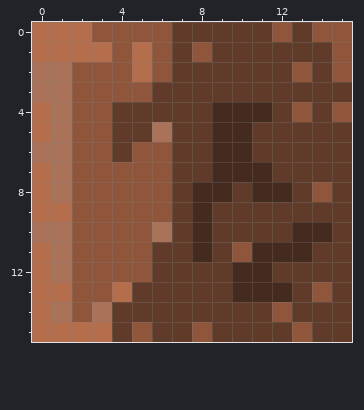
File history of a pixel-art sprite, Game/data/images/tiles/grass/3.png. That is the earlier state.
The file is 16x16 pixels.
After:
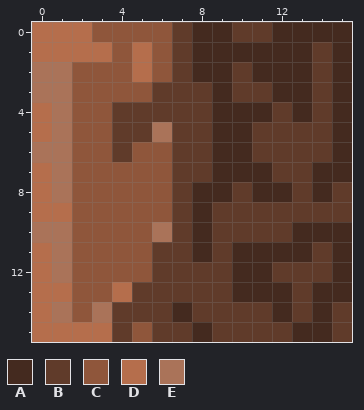
Palette (. is transparent): A #442a1f  B #603b2a  C #8f563b  D #b56e4c  E #aa7359
Edits made:
Changed rows in their new state; - is an unchanged pixel.
first column x 7:
 0 -AA--AAAA
 1 -AAAAAA-A
 2 -AA-AAA-A
 3 --A--AA-A
 4 ------A-A
 5 --------A
 6 --------A
 7 -------AA
 8 -------A-
10 --------A
11 ---A----A
12 --------A
13 -------AA
14 A----A-A-
15 -A----AA-
